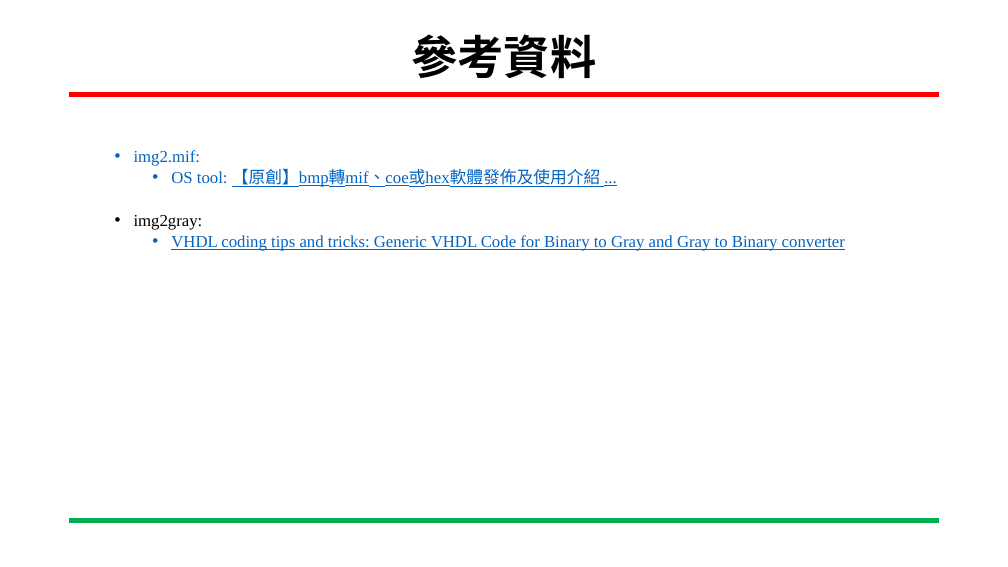
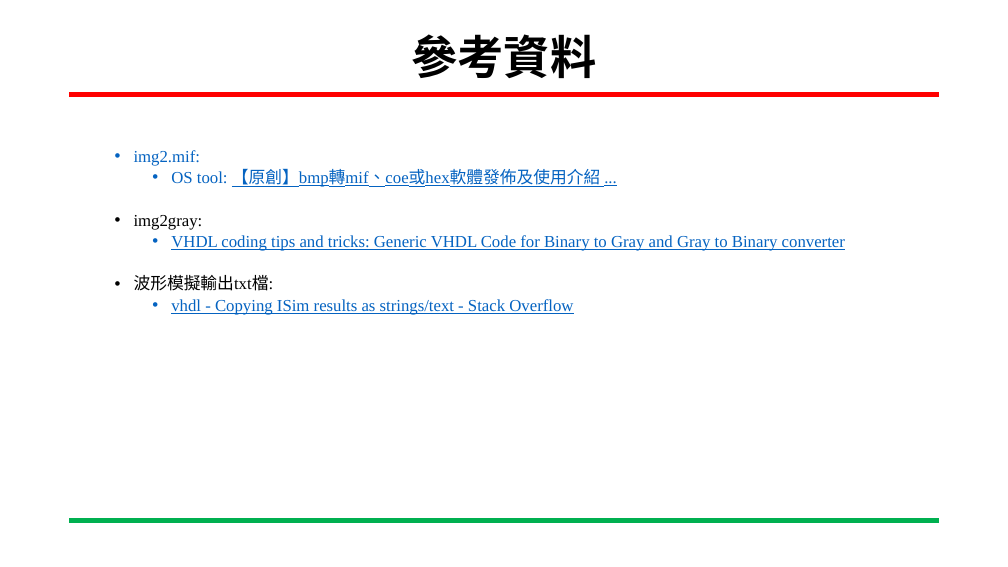
Before and after one commit to ing0331/FPGA, a slide deck: slide 37 of HW8_Canny_BRam/N06-Tutorial/專案進度報告-Canny_VGA-吳東穎-20230607.pptx (slide 32 before the commit). Drawn at 1008x567 pixels with LibreOffice and Linux fonts; fonts in the diff are those of the drawing; background and template pictures are left out. Boxes give left, top, right and bottom in pixels: in the first picture for what was removed or moved away, otherwise in the second. Text is boxed around its words. In the diff, an @@ line names an element or a change of style, - is before the commit and + after.

```diff
--- a/HW8_Canny_BRam/N06-Tutorial/專案進度報告-Canny_VGA-吳東穎-20230607.pptx
+++ b/HW8_Canny_BRam/N06-Tutorial/專案進度報告-Canny_VGA-吳東穎-20230607.pptx
@@ text at [134,275,573,315]: paragraphs added @@
+  • 波形模擬輸出txt檔:
+    • vhdl - Copying ISim results as strings/text - Stack Overflow
```
Also in this commit, not shown: 11 other slides changed, 9 slides added, 4 slides removed, 20 other files.
